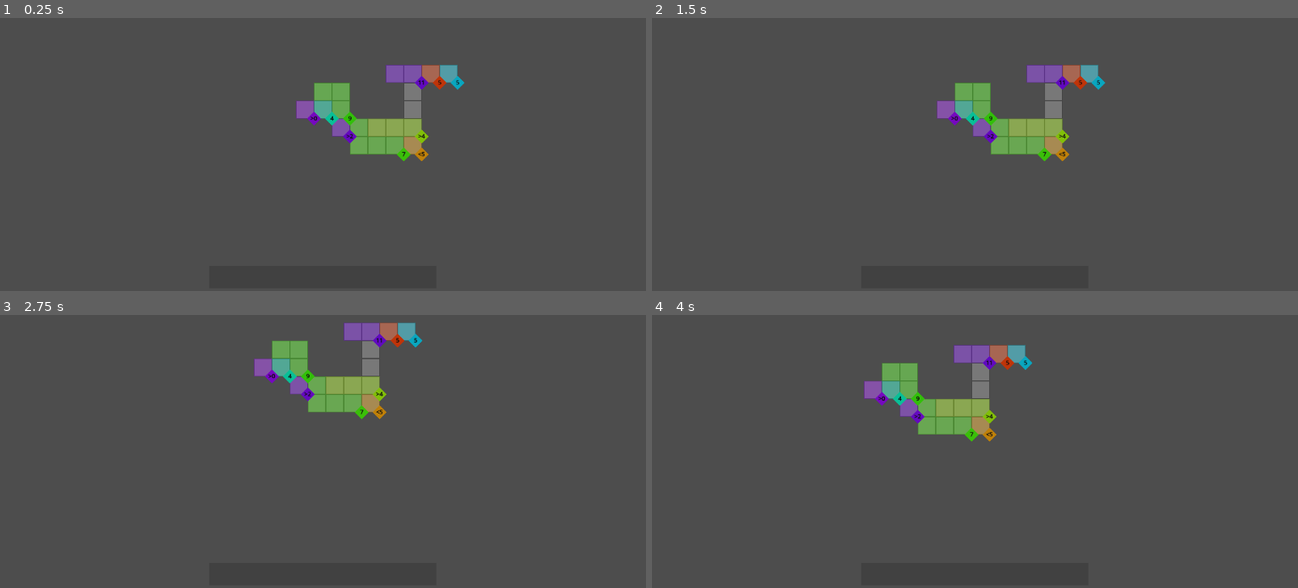
Above: before the commit, frames 1-4 (two rows, left to right).
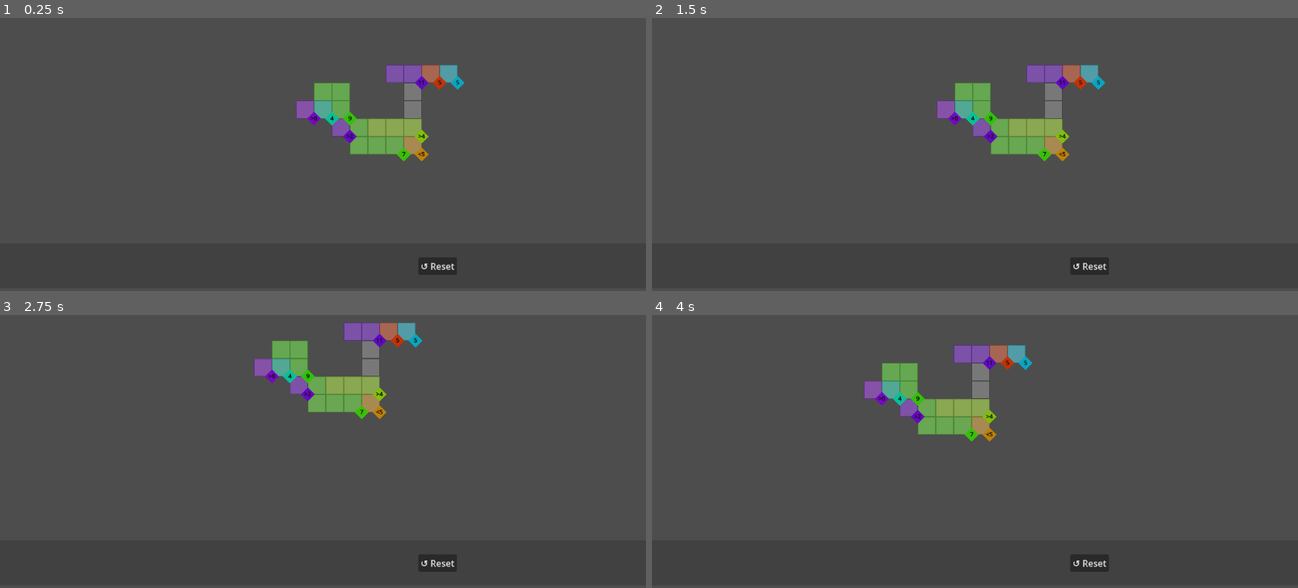
Above: after the commit, the same moments.

Repository: Javen-W/Ritz
Game: Godot game, scene res://game.tscn
Same seed, same stepped clock (60 frames per second), same inputs: the game is played once before the commit and once after it.
Inputs (mouse positions are in pixels of both pictures, inside the frame that each line leads up to):
- Up to frame 1 (0.25 s): no input
- Up to frame 2 (1.5 s): click (1091, 266) at 0.5 s, where only the run after the commit has a clickable "↺ Reset"; move the mouse to (891, 277) at 1.27 s; hold Right (ui_right) from 1.28 s (still down); click (891, 277) at 1.42 s
- Up to frame 3 (2.75 s): move the mouse to (277, 574) at 2.02 s; release Right (ui_right) at 2.03 s; hold Down (ui_down) from 2.03 s (still down); click (277, 574) at 2.17 s
- Up to frame 4 (4 s): move the mouse to (975, 574) at 2.77 s; release Down (ui_down) at 2.78 s; hold Right (ui_right) 2.78-3.53 s; click (975, 574) at 2.92 s; move the mouse to (1020, 574) at 3.52 s; hold Up (ui_up) from 3.53 s (still down); click (1020, 574) at 3.67 s

The runs differ from the first frame. In frame 1, 0.3% of the frame differs, in the area x 64-71%, y 87-95%; in frame 2, 0.3%; in frame 3, 0.3%; in frame 4, 0.3%.

Commit message:
feat: panel sizing, domino unassign-on-pick, z-index layering, reset button
Panel (domino_panel.gd):
- PANEL_HEIGHT=160, PANEL_OFFSET_Y=-90 so dominos fit with margin
- Background now spans full viewport width (3000 world px)
- Add CanvasLayer reset button positioned right of the domino row;
  pressing it unassigns all placed dominos and returns them to the panel
- _slot_local_position() helper so panel_origin_position is always the
  correct slot coords even for dominos mid-drag (picked)

Domino unassignment (domino.gd):
- _on_domino_picked: if is_placed, immediately clear tiles, set
  is_from_panel=true and add back to panel stack; dropping in open
  space will then snap the domino back to its panel slot
- Placed domino z_index: 5 → 3

Z-index layering (constraint.tscn):
- Constraint Indicator z_index: 3 → 6 (above placed dominos at 3,
  with constraint tile overlays at 1 and panel dominos at 10)

Co-authored-by: Copilot <223556219+Copilot@users.noreply.github.com>

Diff:
--- a/constraint.tscn
+++ b/constraint.tscn
@@ -8,7 +8,7 @@
 
 [node name="Indicator" type="Polygon2D" parent="."]
 top_level = true
-z_index = 3
+z_index = 6
 position = Vector2(40, 40)
 rotation = 0.7853982
 scale = Vector2(0.85, 0.85)
--- a/domino.gd
+++ b/domino.gd
@@ -121,9 +121,14 @@
 func _on_domino_picked() -> void:
 	is_picked = true
 
-	# Dominoes are already in the game world, no need to reparent
-	if is_from_panel:
-		panel_origin_parent = get_parent()
+	# If this domino is placed on the board, immediately unassign it and
+	# convert it back to a panel domino so it returns to the panel on drop.
+	if is_placed:
+		is_placed = false
+		is_from_panel = true
+		var panel := get_tree().root.get_node_or_null("Game/DominoPanel") as DominoPanel
+		if panel:
+			panel.add_domino_to_stack(self)
 
 	if self.tile1 != null:
 		self.tile1.remove_dots()
@@ -198,8 +203,8 @@
 	# Reset scale so domino fits the board tile grid
 	# Domino meshes are 128x64 (two tiles wide); use 1.0 scale for board placement
 	self.scale = Vector2.ONE
-	# Ensure placed dominos render above tiles
-	self.z_index = 5
+	# Ensure placed dominos render above tile overlays but below constraint indicators
+	self.z_index = 3
 
 	# Domino is already in the game tree, no need to move it
 
--- a/domino_panel.gd
+++ b/domino_panel.gd
@@ -7,20 +7,31 @@
 var current_index: int = 0
 const VISIBLE_COUNT: int = 5
 const DOMINO_SPACING: float = 150.0
-const PANEL_OFFSET_Y: float = -50.0  # World-space Y offset above camera bottom edge
+const PANEL_OFFSET_Y: float = -90.0  # World-space Y offset above camera bottom edge
+const PANEL_HEIGHT: float = 160.0
+
+var _reset_button: Button
 
 func _ready() -> void:
-	# Add a grey background bar behind the domino row
+	# Background bar spans the full visible width of the viewport
 	var bg := Polygon2D.new()
-	var w := VISIBLE_COUNT * DOMINO_SPACING + 60.0
-	var h := 80.0
+	var w := 3000.0
 	bg.polygon = PackedVector2Array([
-		Vector2(-w / 2.0, -h / 2.0), Vector2(w / 2.0, -h / 2.0),
-		Vector2(w / 2.0, h / 2.0), Vector2(-w / 2.0, h / 2.0)
+		Vector2(-w / 2.0, -PANEL_HEIGHT / 2.0), Vector2(w / 2.0, -PANEL_HEIGHT / 2.0),
+		Vector2(w / 2.0, PANEL_HEIGHT / 2.0), Vector2(-w / 2.0, PANEL_HEIGHT / 2.0)
 	])
 	bg.color = Color(0.25, 0.25, 0.25, 0.85)
 	bg.z_index = -1
 	add_child(bg)
+
+	# Reset button lives in a CanvasLayer so it stays in screen space
+	var canvas := CanvasLayer.new()
+	canvas.layer = 10
+	add_child(canvas)
+	_reset_button = Button.new()
+	_reset_button.text = "↺ Reset"
+	canvas.add_child(_reset_button)
+	_reset_button.pressed.connect(_on_reset_button_pressed)
 
 	GameSignalbus.domino_generated.connect(_on_domino_generated)
 	GameSignalbus.domino_unassigned.connect(_on_domino_unassigned)
@@ -30,6 +41,13 @@
 	var camera: Camera2D = game.camera2d
 	var viewport_size := get_viewport().get_visible_rect().size
 	self.position = camera.global_position + Vector2(0.0, viewport_size.y / (2.0 * camera.zoom.y) + PANEL_OFFSET_Y)
+
+	# Position the reset button to the right of the domino row in screen space
+	var panel_screen_y := viewport_size.y + PANEL_OFFSET_Y * camera.zoom.y
+	_reset_button.position = Vector2(
+		viewport_size.x / 2.0 + (VISIBLE_COUNT - 1) / 2.0 * DOMINO_SPACING * camera.zoom.x + 20.0,
+		panel_screen_y - _reset_button.size.y / 2.0
+	)
 
 func _on_domino_generated(domino: Domino) -> void:
 	add_domino_to_stack(domino)
@@ -46,8 +64,8 @@
 		domino.is_from_panel = true
 
 	_layout_dominos()
-	# Save panel-local position so _return_to_panel can restore it
-	domino.panel_origin_position = domino.position
+	# Compute the expected slot position directly so picked dominos get the right origin
+	domino.panel_origin_position = _slot_local_position(domino_stack.find(domino))
 
 func shuffle_to_next() -> void:
 	if domino_stack.is_empty():
@@ -61,6 +79,13 @@
 	current_index = (current_index - 1 + domino_stack.size()) % domino_stack.size()
 	_layout_dominos()
 
+func _slot_local_position(stack_index: int) -> Vector2:
+	var n := domino_stack.size()
+	if n == 0:
+		return Vector2.ZERO
+	var slot := ((stack_index - current_index) % n + n) % n
+	return Vector2(-(VISIBLE_COUNT - 1) / 2.0 * DOMINO_SPACING + slot * DOMINO_SPACING, 0.0)
+
 func _layout_dominos() -> void:
 	var n := domino_stack.size()
 	for i in range(n):
@@ -73,11 +98,7 @@
 
 		if slot < VISIBLE_COUNT:
 			domino.visible = true
-			# Position relative to panel center (local coordinates)
-			domino.position = Vector2(
-				-(VISIBLE_COUNT - 1) / 2.0 * DOMINO_SPACING + slot * DOMINO_SPACING,
-				0.0
-			)
+			domino.position = _slot_local_position(i)
 			domino.scale = Vector2.ONE
 			domino.z_index = 10
 		else:
@@ -87,3 +108,23 @@
 	if domino_stack.has(domino):
 		domino_stack.erase(domino)
 		_layout_dominos()
+
+func reset_all_dominos() -> void:
+	var to_reset: Array[Domino] = []
+	for node in get_tree().get_nodes_in_group("dominos"):
+		var domino := node as Domino
+		if domino and domino.is_placed:
+			to_reset.append(domino)
+	for domino in to_reset:
+		if domino.tile1:
+			domino.tile1.remove_dots()
+			domino.tile1 = null
+		if domino.tile2:
+			domino.tile2.remove_dots()
+			domino.tile2 = null
+		domino.is_placed = false
+		domino.is_from_panel = true
+		add_domino_to_stack(domino)
+
+func _on_reset_button_pressed() -> void:
+	reset_all_dominos()
